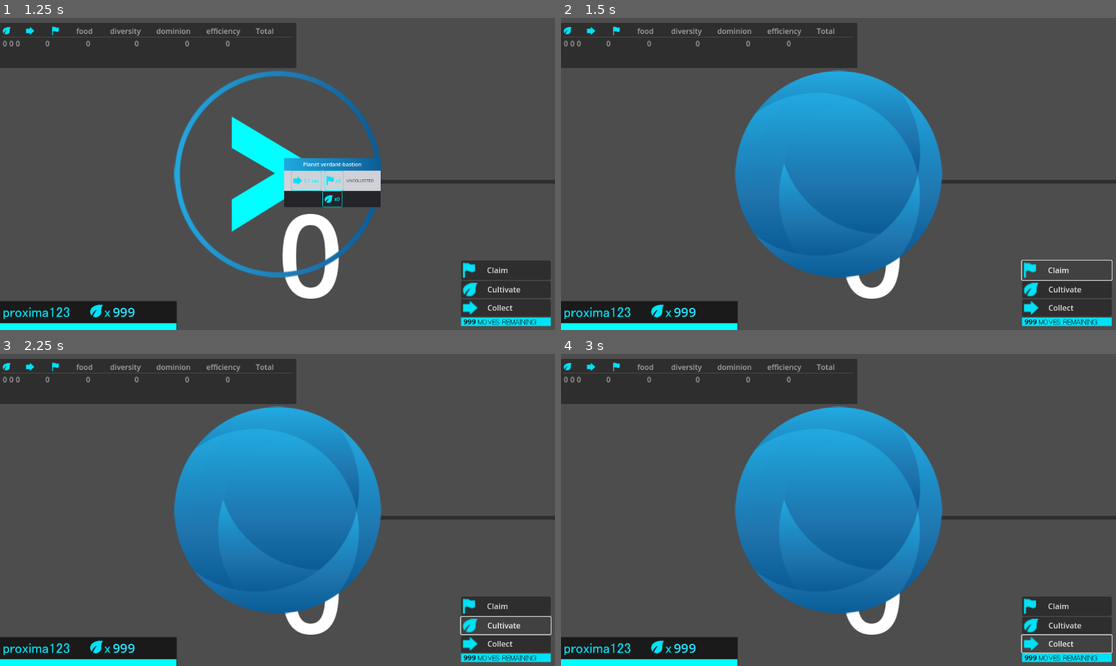
Above: before the commit, frames 1-4 (two rows, left to right).
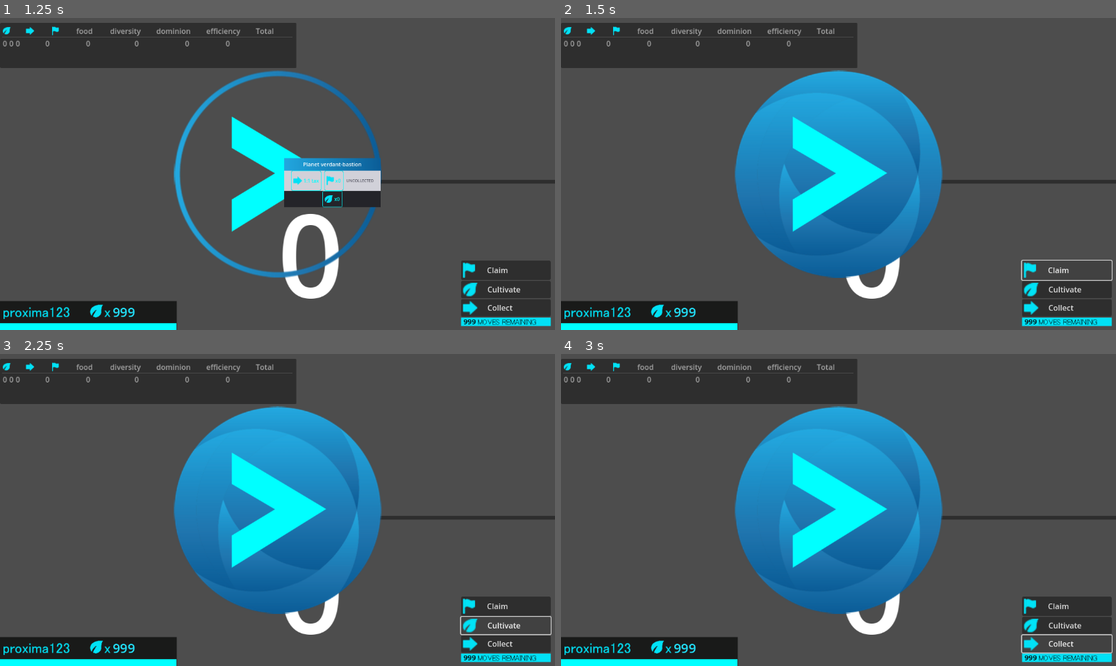
Above: after the commit, the same moments.

Repository: phyto99/Centauri
Game: Godot game, scene res://menu.tscn
Two runs of this game, one before a commit and one after it. Both use one fixed random seed, a clock stepped at 60 frames per second and the inputs below. Sound files missing from this copy of the repository are replaced by a short silence.
Inputs:
- Up to frame 1 (1.25 s): click "Start Game" at 0.5 s
- Up to frame 2 (1.5 s): click "Claim" at 1.25 s
- Up to frame 3 (2.25 s): click "Cultivate" at 2 s
- Up to frame 4 (3 s): click "Collect" at 2.75 s

Frame 1 is identical in both runs. In frame 2, 2.6% of the frame differs, in the area x 41-59%, y 31-69%; in frame 3, 2.6%; in frame 4, 2.6%.

Commit message:
fix: route button presses to landed planet, not hardwired sun
ui.gd finds the player's current landed_planet and calls the correct
planet's _on_claim/cultivate/collect_pressed — previously all buttons
only fired on the sun node via hardwired main.tscn connections

Also: ships collision_mask=0 (no ship-ship collision), z_index=10

Co-Authored-By: Claude Sonnet 4.6 <noreply@anthropic.com>

Diff:
--- a/player.gd
+++ b/player.gd
@@ -44,7 +44,8 @@
 	current_fuel  = max_fuel
 	gravity_scale = 0.0
 	collision_layer = 1
-	collision_mask  = 1   # ships never physically collide with planets; Area2D handles detection
+	collision_mask  = 0   # ships pass through everything; Area2D handles planet detection
+	z_index = 10          # render above planets
 	set_team_color(team_id)
 	add_to_group("players")
 	_setup_land_detector()
@@ -55,11 +56,9 @@
 	var area := Area2D.new()
 	area.collision_layer = 0
 	area.collision_mask  = 2   # detect planet bodies (layer 2)
-	var shape := CollisionShape2D.new()
-	var circle := CircleShape2D.new()
-	circle.radius = 28.0
-	shape.shape = circle
-	area.add_child(shape)
+	var poly := CollisionPolygon2D.new()
+	poly.polygon = $CollisionPolygon2D.polygon
+	area.add_child(poly)
 	add_child(area)
 	area.body_entered.connect(_on_planet_contact)
 
--- a/ui.gd
+++ b/ui.gd
@@ -39,23 +39,39 @@
 var current_mode: String = "none"
 
 
+func _get_landed_planet() -> Node:
+	for ship in get_tree().get_nodes_in_group("players"):
+		var p = ship.get("landed_planet")
+		if p != null and is_instance_valid(p):
+			return p
+	return null
+
 func _on_claim_pressed():
 	if current_mode == "claim":
 		_update_button_states("none")
 	else:
 		_update_button_states("claim")
+		var p = _get_landed_planet()
+		if p:
+			p._on_claim_pressed()
 
 func _on_cultivate_pressed():
 	if current_mode == "cultivate":
 		_update_button_states("none")
 	else:
 		_update_button_states("cultivate")
+		var p = _get_landed_planet()
+		if p:
+			p._on_cultivate_pressed()
 
 func _on_collect_pressed():
 	if current_mode == "collect":
 		_update_button_states("none")
 	else:
 		_update_button_states("collect")
+		var p = _get_landed_planet()
+		if p:
+			p._on_collect_pressed()
 
 func _update_button_states(new_mode: String):
 	# Reset all buttons to normal state
